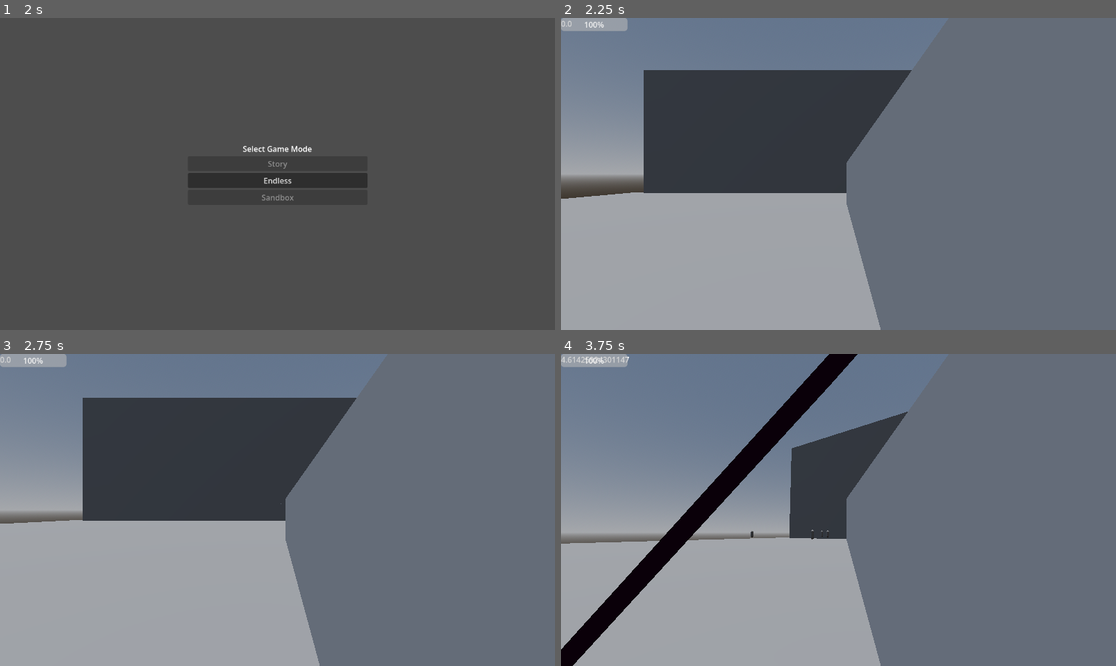
Above: before the commit, frames 1-4 (two rows, left to right).
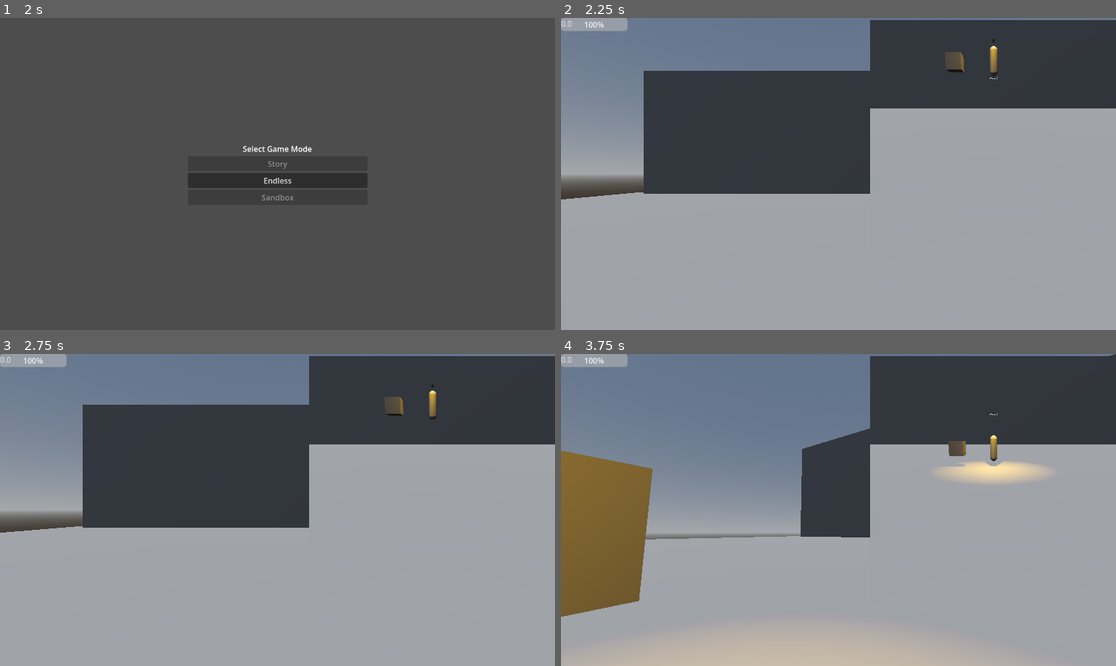
Above: after the commit, the same moments.

Repository: CatmeowSoftwares/shooter
Game: Godot game, scene res://main_menu.tscn
The game is run twice, just before and just after one commit, with the same random seed, the same clock (stepped at 60 frames per second) and the same inputs.
Inputs (mouse positions are in pixels of both pictures, inside the frame that each line leads up to):
- Up to frame 1 (2 s): click "Play" at 0.5 s; click "Easy" at 1.25 s
- Up to frame 2 (2.25 s): click "Endless" at 2 s
- Up to frame 3 (2.75 s): no input
- Up to frame 4 (3.75 s): tap Enter (ui_accept) at 2.75, 3.02 s; move the mouse to (866, 510) at 2.77 s; hold W (move_forward) from 2.78 s (still down); click (866, 510) at 2.85 s; right-click (866, 510) at 3.05 s; move the mouse to (810, 510) at 3.52 s; right-click (810, 510) at 3.6 s

Frame 1 is identical in both runs. In frame 2, 45% of the frame differs, in the area x 0-100%, y 0-100%; in frame 3, 47%; in frame 4, 62%.

Commit message:
made projectile a component or something

Diff:
--- a/endless.gd
+++ b/endless.gd
@@ -8,19 +8,20 @@
 @onready var enemy_1: CharacterBody3D = $Enemy1
 
 func _ready():
+	Engine.time_scale = 0.5
 	var pistol = preload("uid://beon7rk2hh6u5").instantiate()
 	var rocket_launcher = preload("uid://d4kjhq0idgagt").instantiate()
 	var piercer = preload("uid://cpg77rwivgpgh").instantiate()
 	var railgun = preload("uid://bnipj5kwcdi2j").instantiate()
-	#spawn_weapon(pistol)
+	spawn_weapon(pistol)
 	#spawn_weapon(rocket_launcher)
-	spawn_weapon(railgun)
+	#spawn_weapon(railgun)
 	#spawn_weapon(piercer)
 	start_next_wave()
-	var a= preload("uid://crkpkv63jxoy2").instantiate()
-	a.position = Vector3(2, 0, 2)
-	a.rotation_degrees.x = -30
-	add_child(a)
+	#var a= preload("uid://crkpkv63jxoy2").instantiate()
+	#a.position = Vector3(2, 0, 2)
+	#a.rotation_degrees.x = -30
+	#add_child(a)
 func spawn_weapon(weapon: Weapon):
 	var dropped_weapon = preload("uid://bliw0nb4auxri").instantiate()
 	dropped_weapon.weapon = weapon
@@ -41,7 +42,7 @@
 func spawn_enemies():
 	var enemies := [
 		preload("uid://dx142vanqasmg"),
-		#preload("uid://iyblt7u7uoca"),
+		preload("uid://iyblt7u7uoca"),
 		preload("uid://ci3ikftome340"),
 		#preload("uid://crkpkv63jxoy2"),
 
--- a/endless.tscn
+++ b/endless.tscn
@@ -2,7 +2,6 @@
 
 [ext_resource type="PackedScene" uid="uid://cm621mb08nyu8" path="res://game.tscn" id="1_mjc6l"]
 [ext_resource type="Script" uid="uid://3qbuthp88s8w" path="res://endless.gd" id="2_bmpbx"]
-[ext_resource type="PackedScene" uid="uid://i2vgut0m1lyo" path="res://rocket.tscn" id="6_4nffr"]
 
 [sub_resource type="BoxMesh" id="BoxMesh_xdkf5"]
 size = Vector3(100, 0.5, 100)
@@ -25,6 +24,9 @@
 data = PackedVector3Array(-0.049999997, 25, 10, 0.049999997, 25, 10, -0.049999997, -25, 10, 0.049999997, 25, 10, 0.0499 …(716 unchanged characters)…
 
 [sub_resource type="WorldBoundaryShape3D" id="WorldBoundaryShape3D_ldeew"]
+
+[sub_resource type="ViewportTexture" id="ViewportTexture_bmpbx"]
+viewport_path = NodePath("SubViewport")
 
 [node name="Endless" unique_id=1299116644 instance=ExtResource("1_mjc6l")]
 script = ExtResource("2_bmpbx")
@@ -69,12 +71,20 @@
 [node name="CollisionShape3D" type="CollisionShape3D" parent="Void" index="0" unique_id=1035789361]
 shape = SubResource("WorldBoundaryShape3D_ldeew")
 
-[node name="Rocket" parent="." index="7" unique_id=1987421562 instance=ExtResource("6_4nffr")]
+[node name="SubViewport" type="SubViewport" parent="." index="7" unique_id=113506716]
 
-[node name="Camera3D" type="Camera3D" parent="." index="8" unique_id=1781111011]
-transform = Transform3D(1, 0, 0, 0, 0.83154714, 0.55545413, 0, -0.55545413, 0.83154714, 0, 5.60732, 6.8844852)
+[node name="Camera3D" type="Camera3D" parent="SubViewport" index="0" unique_id=1781111011]
+transform = Transform3D(1, 0, 0, 0, 0.969132, 0.2465424, 0, -0.2465424, 0.969132, 0, -1.6359682, 11.722834)
+current = true
 
-[node name="Label3D" type="Label3D" parent="." index="9" unique_id=2114254359]
+[node name="Label3D" type="Label3D" parent="." index="8" unique_id=2114254359]
 text = "Wave 0"
 
+[node name="TextureRect" type="TextureRect" parent="." index="9" unique_id=1307460687]
+offset_left = 642.0
+offset_top = 5.0
+offset_right = 1154.0
+offset_bottom = 517.0
+texture = SubResource("ViewportTexture_bmpbx")
+
 [connection signal="body_entered" from="Void" to="." method="_on_void_body_entered"]
--- a/enemy_2.gd
+++ b/enemy_2.gd
@@ -12,7 +12,9 @@
 			cooldown.wait_time = 0.5
 	cooldown.start()
 func _physics_process(delta: float) -> void:
-	rocket_launcher.look_at(target.global_position)
+	#* rocket_launcher.global_position.distance_to(target.global_position)
+	rocket_launcher.look_at((target.global_position + target.velocity) )
+
 	if not is_on_floor():
 		velocity += get_gravity() * delta
 	rotation.y = atan2(-target.position.x, -target.position.z)
--- /dev/null
+++ b/hitscan.gd
@@ -0,0 +1,17 @@
+extends RayCast3D
+
+func _physics_process(delta: float) -> void:
+	var last_collision = 0
+	while is_colliding():
+		var collider = get_collider()
+		print("collider is %s" % str(collider))
+		var proj = collider.get("projectile")
+		if proj:
+			proj.hit.emit()
+		if collider is Enemy:
+			collider.damage(10)
+		add_exception(collider)
+		last_collision = get_collision_point().length()
+		force_raycast_update()
+	target_position.z = -last_collision
+	queue_free()
--- a/hitscan.tscn
+++ b/hitscan.tscn
@@ -1,5 +1,8 @@
-[gd_scene format=3 uid="uid://bohl8fwolxn8k"]
+[gd_scene format=3 uid="uid://c6ls04rqunk4o"]
 
-[ext_resource type="PackedScene" uid="uid://ccn0ftn0o5g2j" path="res://weapon_fire.tscn" id="1_p5xsc"]
+[ext_resource type="Script" uid="uid://dro3k3wp8hvl4" path="res://hitscan.gd" id="1_p5xsc"]
 
-[node name="Hitscan" unique_id=1987421562 instance=ExtResource("1_p5xsc")]
+[node name="Hitscan" type="RayCast3D" unique_id=1747063881]
+target_position = Vector3(0, 0, -1000)
+collision_mask = 15
+script = ExtResource("1_p5xsc")
--- /dev/null
+++ b/old/hitscan.tscn
@@ -0,0 +1,5 @@
+[gd_scene format=3 uid="uid://bohl8fwolxn8k"]
+
+[ext_resource type="PackedScene" uid="uid://ccn0ftn0o5g2j" path="res://weapon_fire.tscn" id="1_p5xsc"]
+
+[node name="Hitscan" unique_id=1987421562 instance=ExtResource("1_p5xsc")]
--- /dev/null
+++ b/old/rocket.gd
@@ -0,0 +1,53 @@
+extends Projectile
+@onready var c_body: CharacterBody3D = $CharacterBody3D
+@onready var shape_cast: ShapeCast3D = $CharacterBody3D/ShapeCast3D
+var pos := Vector3.ZERO
+
+#TODO implement no self harm
+func _ready() -> void:
+	c_body.position = pos
+func _physics_process(delta: float) -> void:
+	c_body.velocity = -transform.basis.z * 50
+	c_body.move_and_slide()
+	var a = c_body.move_and_collide(c_body.velocity)
+	if shape_cast.is_colliding():
+		var body = shape_cast.get_collider(0)
+		if body is Character:
+			var dir = position.direction_to(body.global_position)
+			#body.knockback(dir * 2)
+			body.damage(10)
+		explode()
+		var collider = shape_cast.get_collider(0)
+func _get(property: StringName) -> Variant:
+	if property == "position":
+		return c_body.position
+	if property == "nothing":
+		return 0
+	return
+func _set(property: StringName, value: Variant) -> bool:
+	if property == "position":
+		pos = value
+		if c_body:
+			c_body.position = value
+		return true
+	if property == "transform":
+		if c_body:
+			c_body.transform = value
+	return false
+func explode():
+	if is_queued_for_deletion():
+		return
+	var explosion: Explosion = preload("uid://dvywl4dxqer1p").instantiate()
+	explosion.position = c_body.global_position
+	explosion.radius = 2.0
+	get_tree().root.add_child(explosion)
+	queue_free()
+
+
+func _on_area_3d_body_entered(body: Node3D) -> void:
+	if body is StaticBody3D:
+		explode()
+	elif body is Character:
+		var dir = position.direction_to(body.global_position)
+		#body.knockback(dir * 2)
+		body.damage(10)
--- /dev/null
+++ b/old/rocket.tscn
@@ -0,0 +1,53 @@
+[gd_scene format=3 uid="uid://i2vgut0m1lyo"]
+
+[ext_resource type="PackedScene" uid="uid://bcd62hhx0yu1l" path="res://projectile.tscn" id="1_fj03e"]
+[ext_resource type="PackedScene" uid="uid://ddgiqjccfcdwx" path="res://rocket.glb" id="2_5gt1y"]
+[ext_resource type="Script" uid="uid://bvw5gryy4w7vj" path="res://old/rocket.gd" id="2_r2l15"]
+
+[sub_resource type="CylinderShape3D" id="CylinderShape3D_5gt1y"]
+height = 0.27
+radius = 0.06
+
+[sub_resource type="CylinderShape3D" id="CylinderShape3D_tpb7v"]
+height = 0.25
+radius = 0.05
+
+[sub_resource type="CylinderShape3D" id="CylinderShape3D_r2l15"]
+height = 0.25
+radius = 0.05
+
+[node name="Rocket" unique_id=1987421562 instance=ExtResource("1_fj03e")]
+script = ExtResource("2_r2l15")
+
+[node name="CharacterBody3D" type="CharacterBody3D" parent="." index="0" unique_id=1095218522]
+collision_layer = 8
+collision_mask = 7
+motion_mode = 1
+
+[node name="Area3D" type="Area3D" parent="CharacterBody3D" index="0" unique_id=157987323]
+collision_layer = 8
+collision_mask = 15
+
+[node name="CollisionShape3D" type="CollisionShape3D" parent="CharacterBody3D/Area3D" index="0" unique_id=1101305686]
+transform = Transform3D(1, 0, 0, 0, -4.371139e-08, -1, 0, 1, -4.371139e-08, 0, 0, 0)
+shape = SubResource("CylinderShape3D_5gt1y")
+
+[node name="ShapeCast3D" type="ShapeCast3D" parent="CharacterBody3D" index="1" unique_id=522341009]
+transform = Transform3D(1, 0, 0, 0, -4.371139e-08, -1, 0, 1, -4.371139e-08, 0, 0, 0)
+shape = SubResource("CylinderShape3D_tpb7v")
+target_position = Vector3(0, -0.1, 0)
+collision_mask = 15
+
+[node name="rocket" parent="CharacterBody3D" index="2" unique_id=1986085265 instance=ExtResource("2_5gt1y")]
+
+[node name="CollisionShape3D" type="CollisionShape3D" parent="CharacterBody3D" index="3" unique_id=1297810576]
+transform = Transform3D(1, 0, 0, 0, -4.371139e-08, -1, 0, 1, -4.371139e-08, 0, 0, 0)
+shape = SubResource("CylinderShape3D_r2l15")
+
+[node name="Lifetime" parent="." index="1" unique_id=859693617]
+wait_time = 1.0
+
+[node name="RemoteTransform3D" type="RemoteTransform3D" parent="." index="2" unique_id=745728513]
+remote_path = NodePath("../CharacterBody3D")
+
+[connection signal="body_entered" from="CharacterBody3D/Area3D" to="." method="_on_area_3d_body_entered"]
--- a/pistol.gd
+++ b/pistol.gd
@@ -1,9 +1,12 @@
 extends Weapon
+@onready var marker: Marker3D = $Marker3D
 
-@onready var ray_cast: RayCast3D = $RayCast3D
 
 func use(user: Character):
-	if ray_cast.is_colliding():
-		var collider = ray_cast.get_collider()
-		if collider is Character:
-			collider.damage(1)
+	var hitscan = preload("uid://c6ls04rqunk4o").instantiate()
+	hitscan.transform = marker.transform
+	add_child(hitscan)
+	#if ray_cast.is_colliding():
+		#var collider = ray_cast.get_collider()
+		#if collider is Character:
+			#collider.damage(1)
--- a/pistol.tscn
+++ b/pistol.tscn
@@ -12,9 +12,12 @@
 [node name="MeshInstance3D" type="MeshInstance3D" parent="." index="0" unique_id=1852521300]
 mesh = SubResource("BoxMesh_08c3m")
 
-[node name="RayCast3D" type="RayCast3D" parent="." index="1" unique_id=1827034018]
-target_position = Vector3(0, 0, -1000)
-
-[node name="OmniLight3D" type="OmniLight3D" parent="." index="2" unique_id=1782589442]
+[node name="OmniLight3D" type="OmniLight3D" parent="." index="1" unique_id=1782589442]
 light_color = Color(1, 0.69803923, 0, 1)
 shadow_enabled = true
+
+[node name="Cooldown" parent="." index="2" unique_id=236961450]
+wait_time = 0.001
+
+[node name="Marker3D" type="Marker3D" parent="." index="4" unique_id=488082094]
+transform = Transform3D(1, 0, 0, 0, 1, 0, 0, 0, 1, 0, 0, -0.2696812)
--- a/projectile.gd
+++ b/projectile.gd
@@ -1,4 +1,5 @@
 class_name Projectile extends WeaponFire
+signal hit
 @onready var lifetime: Timer = $Lifetime
 
 
--- a/railgun_beam.gd
+++ /dev/null
@@ -1,6 +0,0 @@
-extends AreaEffect
-
-func something():
-	pass
-func nothing():
-	pass
--- a/railgun_beam.tscn
+++ b/railgun_beam.tscn
@@ -1,10 +1,18 @@
 [gd_scene format=3 uid="uid://be3dpqcv5p53g"]
 
 [ext_resource type="PackedScene" uid="uid://dusfahxsv8kpt" path="res://area_effect.tscn" id="1_sr8u5"]
-[ext_resource type="Script" uid="uid://dpe16ob2io6r7" path="res://railgun_beam.gd" id="2_h33p1"]
+
+[sub_resource type="GDScript" id="GDScript_sr8u5"]
+script/source = "extends AreaEffect
+
+func something():
+	pass
+func nothing():
+	pass
+"
 
 [node name="RailgunBeam" unique_id=1695898031 instance=ExtResource("1_sr8u5")]
-script = ExtResource("2_h33p1")
+script = SubResource("GDScript_sr8u5")
 
 [node name="Area3D" type="Area3D" parent="." index="0" unique_id=1870971033]
 
--- a/rocket.gd
+++ b/rocket.gd
@@ -1,52 +1,28 @@
-extends Projectile
-@onready var c_body: CharacterBody3D = $CharacterBody3D
-@onready var shape_cast: ShapeCast3D = $CharacterBody3D/ShapeCast3D
-var pos := Vector3.ZERO
+extends CharacterBody3D
+@onready var projectile: Projectile = $Projectile
 
-#TODO implement no self harm
 func _ready() -> void:
-	c_body.position = pos
+	projectile.hit.connect(_on_hit)
+	velocity = -transform.basis.z
+
 func _physics_process(delta: float) -> void:
-	c_body.velocity = -transform.basis.z * 50
-	c_body.move_and_slide()
-	if shape_cast.is_colliding():
-		var body = shape_cast.get_collider(0)
-		if body is Character:
-			var dir = position.direction_to(body.global_position)
-			#body.knockback(dir * 2)
-			body.damage(10)
-		explode()
-		var collider = shape_cast.get_collider(0)
-func _get(property: StringName) -> Variant:
-	if property == "position":
-		return c_body.position
-	if property == "nothing":
-		return 0
-	return
-func _set(property: StringName, value: Variant) -> bool:
-	if property == "position":
-		pos = value
-		if c_body:
-			c_body.position = value
-		return true
-	if property == "transform":
-		if c_body:
-			c_body.transform = value
-	return false
+	move_and_slide()
+func _on_area_3d_body_entered(body: Node3D) -> void:
+	projectile.hit.emit()
+	if body is Character:
+		body.damage(10)
+
+
+
 func explode():
 	if is_queued_for_deletion():
 		return
 	var explosion: Explosion = preload("uid://dvywl4dxqer1p").instantiate()
-	explosion.position = c_body.global_position
+	explosion.position = global_position
 	explosion.radius = 2.0
 	get_tree().root.add_child(explosion)
 	queue_free()
 
-
-func _on_area_3d_body_entered(body: Node3D) -> void:
-	if body is StaticBody3D:
-		explode()
-	elif body is Character:
-		var dir = position.direction_to(body.global_position)
-		#body.knockback(dir * 2)
-		body.damage(10)
+func _on_hit():
+	explode()
+	queue_free()
--- a/rocket.tscn
+++ b/rocket.tscn
@@ -12,39 +12,25 @@
 height = 0.25
 radius = 0.05
 
-[sub_resource type="CylinderShape3D" id="CylinderShape3D_r2l15"]
-height = 0.25
-radius = 0.05
-
-[node name="Rocket" unique_id=1987421562 instance=ExtResource("1_fj03e")]
+[node name="Rocket" type="CharacterBody3D" unique_id=410639938]
+collision_layer = 8
+collision_mask = 0
 script = ExtResource("2_r2l15")
 
-[node name="CharacterBody3D" type="CharacterBody3D" parent="." index="0" unique_id=1095218522]
-collision_layer = 8
+[node name="Area3D" type="Area3D" parent="." unique_id=1206778314]
+collision_layer = 0
 collision_mask = 7
-motion_mode = 1
 
-[node name="Area3D" type="Area3D" parent="CharacterBody3D" index="0" unique_id=157987323]
-collision_layer = 8
-collision_mask = 15
-
-[node name="CollisionShape3D" type="CollisionShape3D" parent="CharacterBody3D/Area3D" index="0" unique_id=1101305686]
+[node name="CollisionShape3D" type="CollisionShape3D" parent="Area3D" unique_id=1837459762]
 transform = Transform3D(1, 0, 0, 0, -4.371139e-08, -1, 0, 1, -4.371139e-08, 0, 0, 0)
 shape = SubResource("CylinderShape3D_5gt1y")
 
-[node name="ShapeCast3D" type="ShapeCast3D" parent="CharacterBody3D" index="1" unique_id=522341009]
+[node name="rocket" parent="." unique_id=203604109 instance=ExtResource("2_5gt1y")]
+
+[node name="CollisionShape3D" type="CollisionShape3D" parent="." unique_id=1663215774]
 transform = Transform3D(1, 0, 0, 0, -4.371139e-08, -1, 0, 1, -4.371139e-08, 0, 0, 0)
 shape = SubResource("CylinderShape3D_tpb7v")
-target_position = Vector3(0, -0.1, 0)
-collision_mask = 15
 
-[node name="rocket" parent="CharacterBody3D" index="2" unique_id=1986085265 instance=ExtResource("2_5gt1y")]
+[node name="Projectile" parent="." unique_id=1987421562 instance=ExtResource("1_fj03e")]
 
-[node name="CollisionShape3D" type="CollisionShape3D" parent="CharacterBody3D" index="3" unique_id=1297810576]
-transform = Transform3D(1, 0, 0, 0, -4.371139e-08, -1, 0, 1, -4.371139e-08, 0, 0, 0)
-shape = SubResource("CylinderShape3D_r2l15")
-
-[node name="Lifetime" parent="." index="1" unique_id=859693617]
-wait_time = 1.0
-
-[connection signal="body_entered" from="CharacterBody3D/Area3D" to="." method="_on_area_3d_body_entered"]
+[connection signal="body_entered" from="Area3D" to="." method="_on_area_3d_body_entered"]
--- a/rocket_launcher.gd
+++ b/rocket_launcher.gd
@@ -2,17 +2,9 @@
 @onready var marker: Marker3D = $Marker3D
 
 func use(user: Character):
-	var rocket = preload("uid://i2vgut0m1lyo").instantiate()
+	var rocket = preload("uid://bespfoi5r0n4d").instantiate()
+
+	#preload("uid://i2vgut0m1lyo").instantiate()
 	rocket.transform = marker.global_transform
+	rocket.owner = rocket.get_parent()
 	get_tree().root.add_child(rocket)
-@onready var ray_cast: RayCast3D = $RayCast3D
-
-
-
-func alt_use(user: Character):
-	while ray_cast.is_colliding():
-		var collider = ray_cast.get_collider()
-		if collider is Character:
-			collider.damage(10)
-		ray_cast.add_exception(collider)
-		ray_cast.force_raycast_update()
--- a/rocket_launcher.tscn
+++ b/rocket_launcher.tscn
@@ -13,9 +13,5 @@
 [node name="rocket_launcher" parent="." index="1" unique_id=1194488465 instance=ExtResource("3_c2pqj")]
 transform = Transform3D(-1, 0, -8.742278e-08, 0, 1, 0, 8.742278e-08, 0, -1, 0, 0, 0)
 
-[node name="RayCast3D" type="RayCast3D" parent="." index="3" unique_id=2105184765]
-target_position = Vector3(0, 0, -1000)
-collision_mask = 4
-
-[node name="AltCooldown" parent="." index="4" unique_id=1843467211]
+[node name="AltCooldown" parent="." index="3" unique_id=1843467211]
 wait_time = 2.0
Not shown, added: hitscan.gd.uid
Not shown, added: old/rocket.gd.uid
Not shown, removed: railgun_beam.gd.uid
Not shown, changed: rocket.gd.uid
Not shown: 1 places in rocket.tscn that only renumber resources
